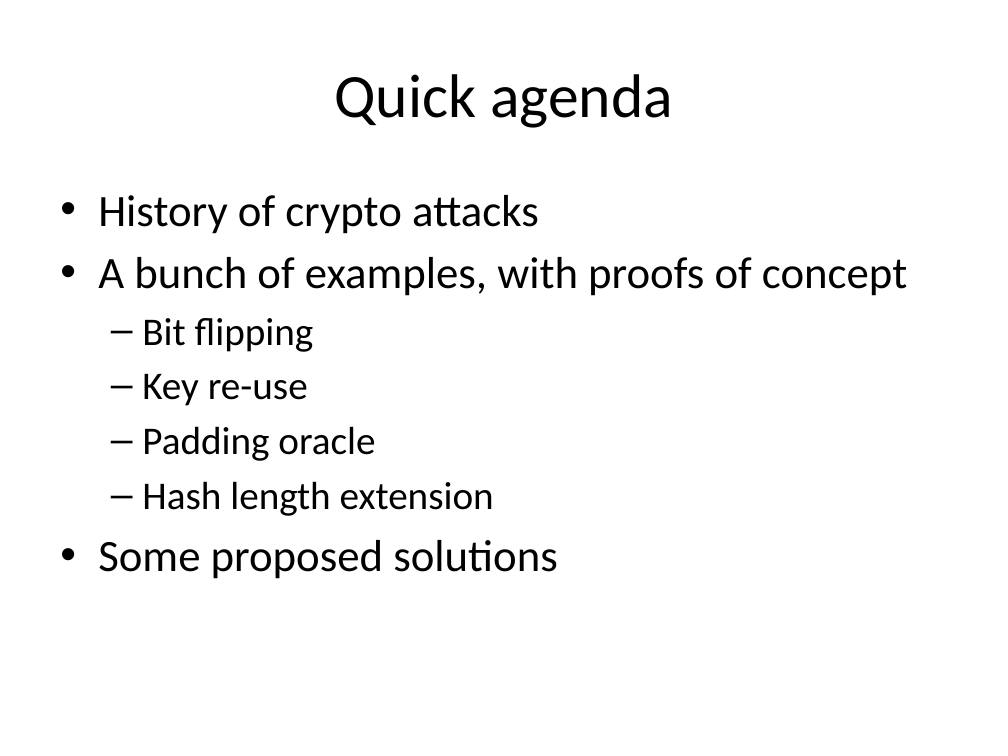
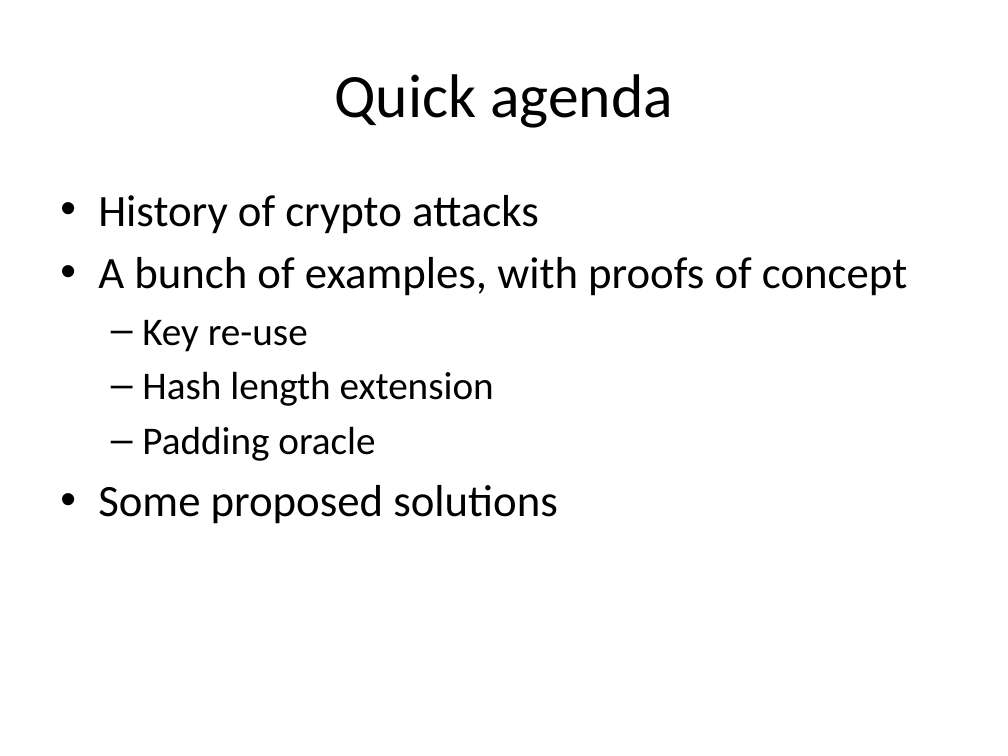
Before and after one commit to iagox86/2013-02-Shmoocon-talk, a slide deck: slide 3 of Shmoocon.pptx. Drawn at 1008x756 pixels with LibreOffice and Linux fonts; fonts in the diff are those of the drawing. Boxes give left, top, right and bottom in pixels: in the first picture for what was removed or moved away, otherwise in the second. Text is boxed around its words. In the diff, an @@ line names an element or a change of style, - is before the commit and + after.

```diff
--- a/Shmoocon.pptx
+++ b/Shmoocon.pptx
@@ text at <box>142,318,314,352</box>: paragraph removed @@
-  – Bit flipping
@@ text at <box>142,371,494,406</box>: paragraph added @@
+  – Hash length extension
@@ text at <box>142,481,494,516</box>: paragraph removed @@
-  – Hash length extension
```
Also in this commit, not shown: 34 other slides changed, 3 slides added, 4 slides removed, 1 other file.
